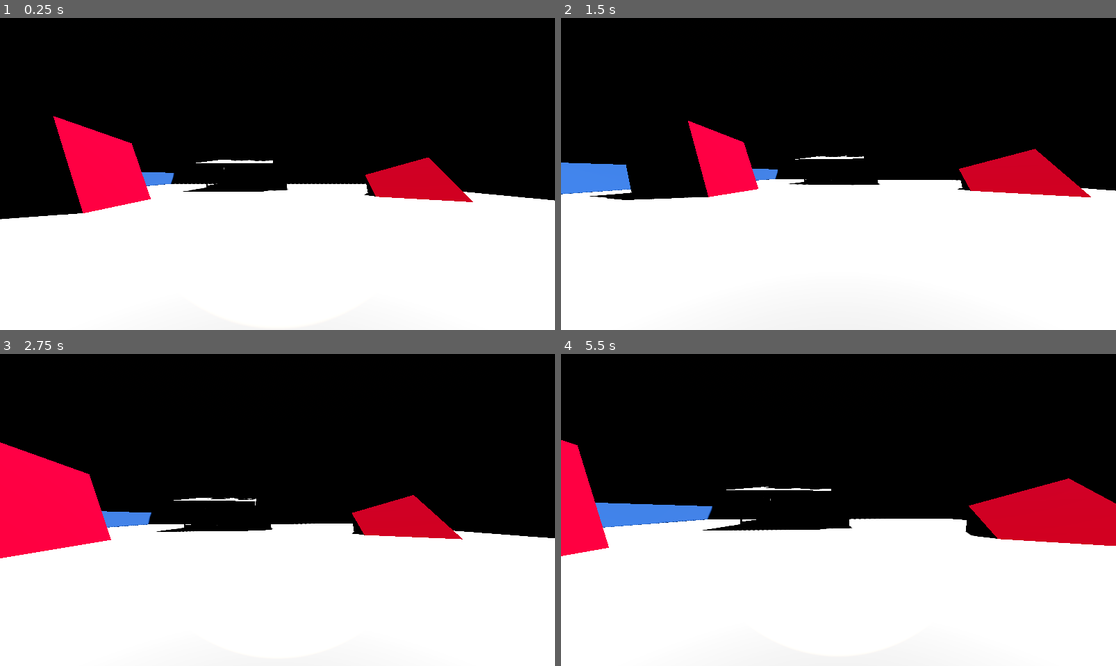
Above: before the commit, frames 1-4 (two rows, left to right).
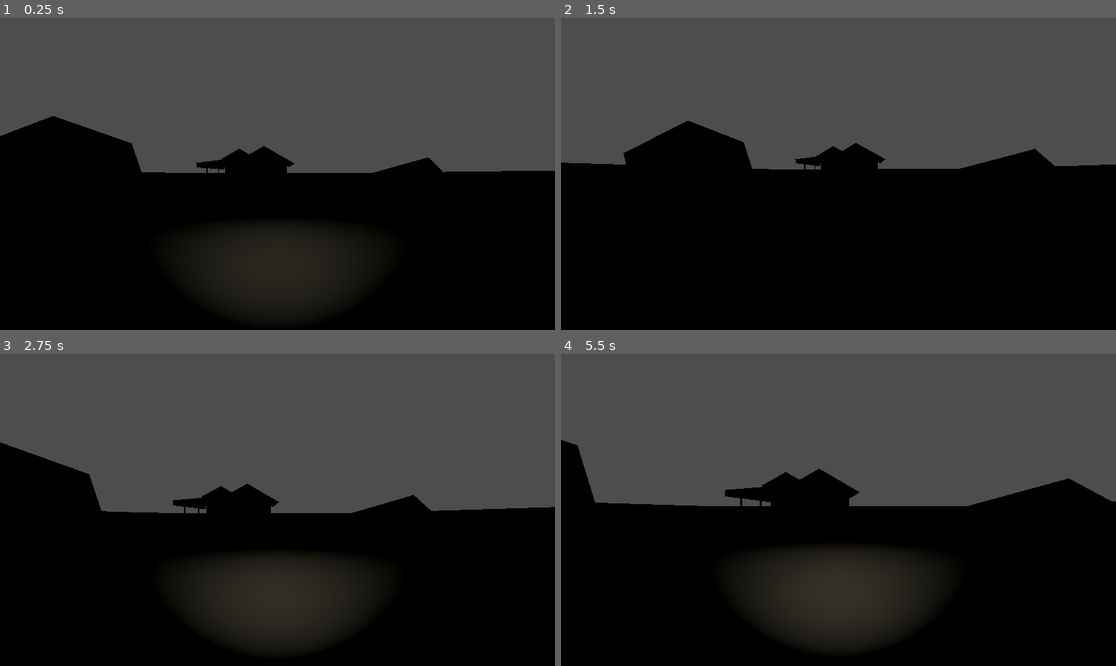
Above: after the commit, the same moments.

Repository: YohanCP/Sumatera
Game: Godot game, scene res://node_3d.tscn
The game is run twice, just before and just after one commit, with the same random seed, the same clock (stepped at 60 frames per second) and the same inputs.
Inputs (mouse positions are in pixels of both pictures, inside the frame that each line leads up to):
- Up to frame 1 (0.25 s): no input
- Up to frame 2 (1.5 s): tap Enter (ui_accept) at 0.5, 0.77 s; move the mouse to (866, 174) at 0.52 s; hold Up (ui_up) from 0.53 s (still down); tap F (flashlight) at 0.6 s; move the mouse to (810, 174) at 1.27 s; tap Shift (sprint) at 1.35 s
- Up to frame 3 (2.75 s): keep holding Up (ui_up); tap Enter (ui_accept) at 1.52 s; move the mouse to (288, 503) at 2.02 s; tap F (flashlight) at 2.1 s
- Up to frame 4 (5.5 s): keep holding Up (ui_up); move the mouse to (832, 516) at 2.77 s; tap Shift (sprint) at 2.85, 4.35 s; tap Enter (ui_accept) at 3.02, 3.77, 4.52 s; move the mouse to (877, 513) at 3.52 s; tap F (flashlight) at 3.6, 5.1 s; move the mouse to (794, 506) at 4.27 s; move the mouse to (844, 510) at 5.02 s

The runs differ from the first frame. In frame 1, 92% of the frame differs, in the area x 0-100%, y 0-100%; in frame 2, 94%; in frame 3, 96%; in frame 4, 95%.

Commit message:
Made Agent

Diff:
--- /dev/null
+++ b/agent.gd
@@ -0,0 +1,19 @@
+extends CharacterBody3D
+
+var speed = 2
+var accel = 10
+
+@onready var nav: NavigationAgent3D = $NavigationAgent3D
+
+func _physics_process(delta):
+
+	var direction = Vector3()
+
+	nav.target_position = nav.global_position
+
+	direction = nav.get_next_path_position() - nav.position
+	direction = direction.normalized()
+
+	velocity = velocity.lerp(direction * speed, accel * delta)
+
+	move_and_slide()
--- a/node_3d.tscn
+++ b/node_3d.tscn
@@ -1,28 +1,6 @@
-[gd_scene load_steps=22 format=4 uid="uid://cj5l8udq1yj8b"]
+[gd_scene load_steps=19 format=4 uid="uid://cj5l8udq1yj8b"]
 
 [ext_resource type="Script" path="res://character_body_3d.gd" id="1_8gugh"]
-
-[sub_resource type="ProceduralSkyMaterial" id="ProceduralSkyMaterial_h0wwi"]
-sky_top_color = Color(0.0900279, 0.0383057, 0.0219266, 1)
-sky_horizon_color = Color(0.0670921, 0.0237919, 0.0148726, 1)
-ground_bottom_color = Color(0, 0, 0, 1)
-ground_horizon_color = Color(0, 0, 0, 1)
-
-[sub_resource type="Sky" id="Sky_iu2a7"]
-sky_material = SubResource("ProceduralSkyMaterial_h0wwi")
-
-[sub_resource type="Environment" id="Environment_sa1bd"]
-background_mode = 2
-sky = SubResource("Sky_iu2a7")
-tonemap_mode = 3
-sdfgi_enabled = true
-volumetric_fog_enabled = true
-volumetric_fog_albedo = Color(0.614646, 0.726483, 0.896936, 1)
-volumetric_fog_emission = Color(0.324129, 0.116372, 0.116248, 1)
-volumetric_fog_emission_energy = 0.1
-volumetric_fog_length = 128.0
-adjustment_enabled = true
-adjustment_brightness = 1.3
 
 [sub_resource type="BoxMesh" id="BoxMesh_fpsnp"]
 size = Vector3(1, 2, 1)
@@ -150,32 +128,30 @@
 
 [node name="World" type="Node3D"]
 
-[node name="WorldEnvironment" type="WorldEnvironment" parent="."]
-environment = SubResource("Environment_sa1bd")
-
 [node name="DirectionalLight3D" type="DirectionalLight3D" parent="."]
 transform = Transform3D(-0.866025, -0.433013, 0.25, 0, 0.5, 0.866025, -0.5, 0.75, -0.433013, 0, 0, 0)
+visible = false
 shadow_enabled = true
 
-[node name="CharacterBody3D" type="CharacterBody3D" parent="."]
+[node name="MainCharacter" type="CharacterBody3D" parent="."]
 transform = Transform3D(0.7, 0, 0, 0, 0.7, 0, 0, 0, 0.7, 0, 1, 16.952)
 script = ExtResource("1_8gugh")
 
-[node name="MeshInstance3D" type="MeshInstance3D" parent="CharacterBody3D"]
+[node name="MeshInstance3D" type="MeshInstance3D" parent="MainCharacter"]
 transform = Transform3D(1, 0, 0, 0, 1, 0, 0, 0, 1, 0, 1, 0)
 mesh = SubResource("BoxMesh_fpsnp")
 
-[node name="CollisionShape3D" type="CollisionShape3D" parent="CharacterBody3D"]
+[node name="CollisionShape3D" type="CollisionShape3D" parent="MainCharacter"]
 transform = Transform3D(1, 0, 0, 0, 2, 0, 0, 0, 1, 0, 1, 0)
 shape = SubResource("BoxShape3D_xewni")
 
-[node name="Head" type="Node3D" parent="CharacterBody3D"]
+[node name="Head" type="Node3D" parent="MainCharacter"]
 transform = Transform3D(1, 0, 0, 0, 1, 0, 0, 0, 1, 0, 1.5, 0)
 
-[node name="Camera3D" type="Camera3D" parent="CharacterBody3D/Head"]
+[node name="Camera3D" type="Camera3D" parent="MainCharacter/Head"]
 transform = Transform3D(1.42857, 0, 0, 0, 1.42857, 0, 0, 0, 1.42857, 0, 0, -22.3345)
 
-[node name="SpotLight3D" type="SpotLight3D" parent="CharacterBody3D/Head/Camera3D"]
+[node name="SpotLight3D" type="SpotLight3D" parent="MainCharacter/Head/Camera3D"]
 light_color = Color(0.97917, 0.94481, 0.797388, 1)
 light_energy = 2.47
 light_volumetric_fog_energy = 0.1
--- /dev/null
+++ b/pathfinding.tscn
@@ -0,0 +1,66 @@
+[gd_scene load_steps=9 format=3 uid="uid://b2nqkj13s1krr"]
+
+[ext_resource type="Script" path="res://agent.gd" id="1_s3vtr"]
+
+[sub_resource type="NavigationMesh" id="NavigationMesh_3g8w4"]
+vertices = PackedVector3Array(0.00485802, 0.438335, 9.5, 0.00485802, 0.438335, 8.25, -1.24514, 0.438335, 8, -9.49514, 0.188335, 9.5, -1.24514, 0.438335, -7.75, 0.00485802, 0.438335, -8, 0.00485802, 0.438335, -9.5, -9.49514, 0.188335, -9.5, 1.00486, 0.438335, 8, 9.50486, 0.688335, 9.5, 1.00486, 0.438335, -7.75, 9.50486, 0.688335, -9.5)
+polygons = [PackedInt32Array(1, 0, 2), PackedInt32Array(2, 0, 3), PackedInt32Array(5, 4, 6), PackedInt32Array(6, 4, 7), PackedInt32Array(2, 3, 4), PackedInt32Array(4, 3, 7), PackedInt32Array(1, 8, 0), PackedInt32Array(0, 8, 9), PackedInt32Array(5, 6, 10), PackedInt32Array(10, 6, 11), PackedInt32Array(8, 10, 9), PackedInt32Array(9, 10, 11)]
+
+[sub_resource type="PlaneMesh" id="PlaneMesh_ffklk"]
+
+[sub_resource type="ConvexPolygonShape3D" id="ConvexPolygonShape3D_x5jr5"]
+points = PackedVector3Array(1.01587, 0.015873, 1.01587, -1.01587, -0.015873, -1.01587, -1.01587, 0.015873, -1.01587, 1.01587, -0.015873, -1.01587, -1.01587, -0.015873, 1.01587, -1.01587, 0.015873, 1.01587, 1.01587, 0.015873, -1.01587, 1.01587, -0.015873, 1.01587)
+
+[sub_resource type="BoxMesh" id="BoxMesh_o1hvu"]
+
+[sub_resource type="BoxShape3D" id="BoxShape3D_ymg8v"]
+
+[sub_resource type="CapsuleMesh" id="CapsuleMesh_xwi06"]
+
+[sub_resource type="CapsuleShape3D" id="CapsuleShape3D_12son"]
+
+[node name="Pathfinding" type="Node3D"]
+
+[node name="Camera3D" type="Camera3D" parent="."]
+transform = Transform3D(1, 0, 0, 0, 0.979308, 0.202377, 0, -0.202377, 0.979308, 0, 6.21524, 11.3066)
+
+[node name="DirectionalLight3D" type="DirectionalLight3D" parent="."]
+transform = Transform3D(1, 0, 0, 0, 0.575219, 0.817999, 0, -0.817999, 0.575219, 0, 4.59115, 0)
+
+[node name="NavigationRegion3D" type="NavigationRegion3D" parent="."]
+navigation_mesh = SubResource("NavigationMesh_3g8w4")
+
+[node name="StaticBody3D" type="StaticBody3D" parent="NavigationRegion3D"]
+
+[node name="MeshInstance3D" type="MeshInstance3D" parent="NavigationRegion3D/StaticBody3D"]
+transform = Transform3D(10, 0, 0, 0, 10, 0, 0, 0, 10, 0, 0, 0)
+mesh = SubResource("PlaneMesh_ffklk")
+
+[node name="CollisionShape3D" type="CollisionShape3D" parent="NavigationRegion3D/StaticBody3D"]
+transform = Transform3D(10, 0, 0, 0, 10, 0, 0, 0, 10, 0, 0, 0)
+shape = SubResource("ConvexPolygonShape3D_x5jr5")
+
+[node name="StaticBody3D2" type="StaticBody3D" parent="NavigationRegion3D"]
+transform = Transform3D(1, 0, 0, 0, 1, 0, 0, 0, 1, 0, 0.299085, 0)
+
+[node name="MeshInstance3D" type="MeshInstance3D" parent="NavigationRegion3D/StaticBody3D2"]
+transform = Transform3D(-6.55671e-07, 0, 1, 0, 2.5, 0, -15, 0, -4.37114e-08, 0, 0.954427, 0)
+mesh = SubResource("BoxMesh_o1hvu")
+
+[node name="CollisionShape3D" type="CollisionShape3D" parent="NavigationRegion3D/StaticBody3D2"]
+shape = SubResource("BoxShape3D_ymg8v")
+
+[node name="Agent" type="CharacterBody3D" parent="."]
+transform = Transform3D(1, 0, 0, 0, 1, 0, 0, 0, 1, -3.27779, 1, 0)
+script = ExtResource("1_s3vtr")
+
+[node name="MeshInstance3D" type="MeshInstance3D" parent="Agent"]
+mesh = SubResource("CapsuleMesh_xwi06")
+
+[node name="CollisionShape3D" type="CollisionShape3D" parent="Agent"]
+shape = SubResource("CapsuleShape3D_12son")
+
+[node name="NavigationAgent3D" type="NavigationAgent3D" parent="Agent"]
+
+[node name="Marker3D" type="Marker3D" parent="."]
+transform = Transform3D(1, 0, 0, 0, 1, 0, 0, 0, 1, 5, 0, 0)
